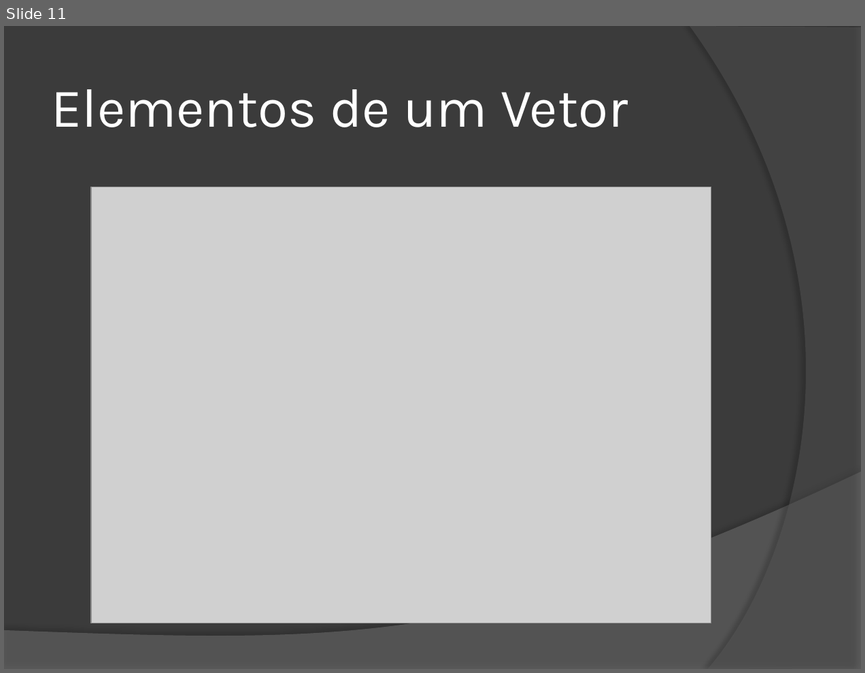
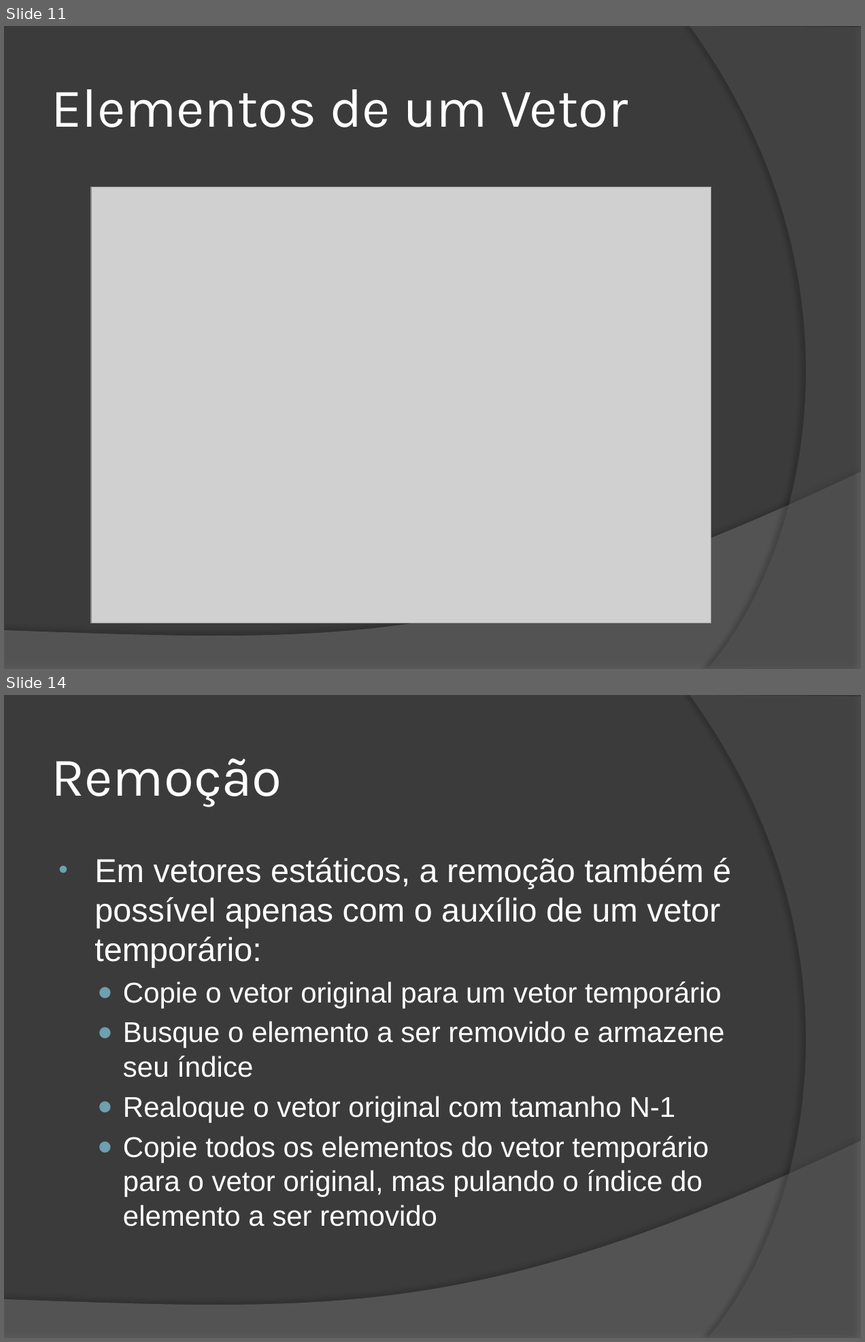
Before and after one commit to wind39/wind39.github.io, a slide deck: curso/modulo1capitulo5.pptx. Shown one above the other, each under a label of ours: slide 11 before the commit, slides 11 and 14 after it; the slides between them are not shown. The pictures are 865x673 and 865x1342 pixels, drawn with LibreOffice and Linux fonts; fonts in the diff are those of the drawing; grey boxes stand for pictures. Boxes give left, top, right and bottom in pixels: in the first picture for what was removed or moved away, otherwise in the second. Text is boxed around its words. In the diff, an @@ line names an element or a change of style, - is before the commit and + after.

```diff
--- a/curso/modulo1capitulo5.pptx
+++ b/curso/modulo1capitulo5.pptx
@@ slide 14 added at (4, 695, 861, 1338), background #3B3B3B; not listed: 2 template elements that a slide beside it also shows @@
@@ title added at (51, 758, 282, 807), 46 pt, text #FFFFFF @@
+Remoção
@@ text added at (94, 858, 731, 1226), 24.1 pt, text #FFFFFF @@
+• Em vetores estáticos, a remoção também é possível apenas com o auxílio de um vetor temporário:
+  ● Copie o vetor original para um vetor temporário
+  ● Busque o elemento a ser removido e armazene seu índice
+  ● Realoque o vetor original com tamanho N-1
+  ● Copie todos os elementos do vetor temporário para o vetor original, mas pulando o índice do elemento a ser removido
```
Also in this commit, not shown: 2 other slides added, 4 other files.
